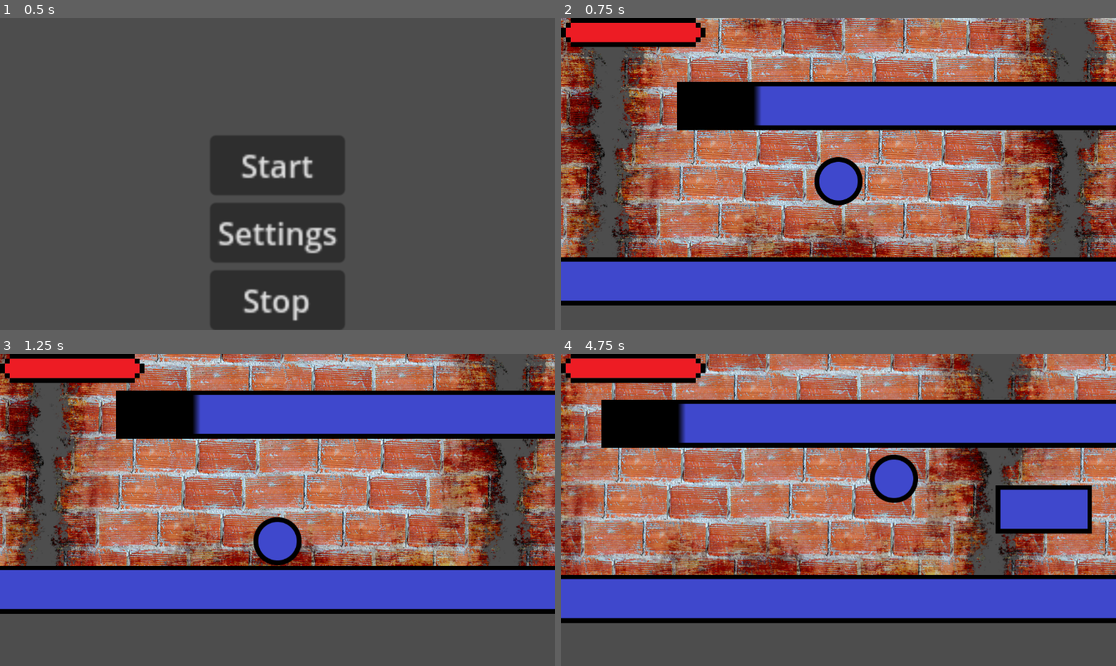
Above: before the commit, frames 1-4 (two rows, left to right).
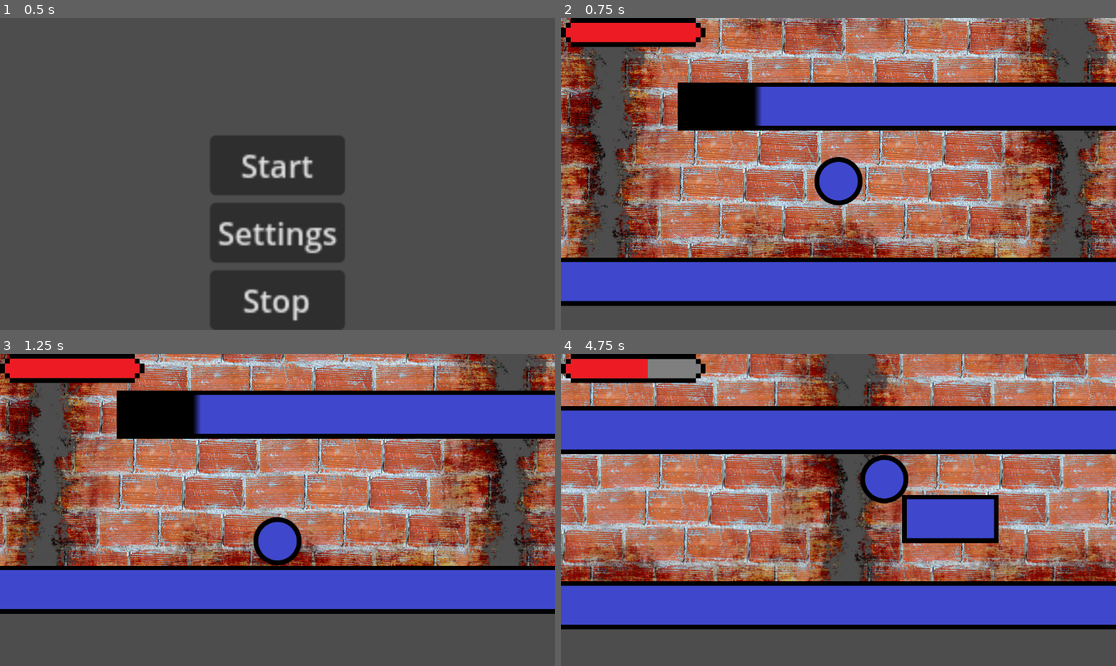
Above: after the commit, the same moments.

Repository: MetalBoy0/Bulgeon
Game: Godot game, scene res://Menus/Main Menu/MainMenu.tscn
Two runs of this game, one before a commit and one after it. Both use one fixed random seed, a clock stepped at 60 frames per second and the inputs below.
Inputs (mouse positions are in pixels of both pictures, inside the frame that each line leads up to):
- Up to frame 1 (0.5 s): no input
- Up to frame 2 (0.75 s): click "Start" at 0.5 s
- Up to frame 3 (1.25 s): no input
- Up to frame 4 (4.75 s): tap Enter (ui_accept) at 1.25 s; move the mouse to (960, 494) at 1.27 s; hold D (move_right) 1.28-2 s; hold W (jump) 1.28-2 s; click (960, 494) at 1.42 s; drag from (727, 525) to (810, 572) at 2.02 s; move the mouse to (894, 441) at 2.77 s; hold A (move_left) 2.78-3.5 s; hold Shift (roll_attack) 2.78-3.5 s; tap W (jump) at 3.05 s; drag from (810, 572) to (672, 463) at 3.52 s; move the mouse to (1005, 556) at 4.27 s; hold D (move_right) from 4.28 s (still down); hold W (jump) from 4.28 s (still down); tap Space (groundpound_attack) at 4.35 s

Frame 1 is identical in both runs. In frame 2, 37% of the frame differs, in the area x 0-100%, y 0-91%; in frame 3, 12%; in frame 4, 63%, in the area x 0-100%, y 0-89%.

Commit message:
Higher jump if hold jump button

Diff:
--- a/Main.tscn
+++ b/Main.tscn
@@ -23,18 +23,21 @@
 [node name="Node2D" type="Node2D"]
 
 [node name="Player" type="CharacterBody2D" parent="." node_paths=PackedStringArray("hurtBox", "hurtTimer")]
+position = Vector2(-1, -1)
 script = ExtResource("1_ul7q4")
 maxHealth = 100
 hurtBox = NodePath("CollisionShape2D")
-hurtTimer = NodePath("Timer")
+hurtTimer = NodePath("HurtTimer")
 maxRollHoldDuration = 1.75
 minRollHoldDuration = 0.5
 maxRollDuration = 0.25
+rollSpeed = 3000.0
 groundPoundSpeed = 4000.0
 groundPoundMaxDur = 2.0
-maxSpeed = 200.0
+maxSpeed = 700.0
 acceleration = 400.0
 jumpForce = 600.0
+jumpHoldDur = 0.3
 drag = 5.0
 
 [node name="Sprite2D" type="Sprite2D" parent="Player"]
@@ -51,7 +54,7 @@
 shape = SubResource("CircleShape2D_tvq21")
 one_way_collision_margin = 36.5
 
-[node name="Timer" type="Timer" parent="Player"]
+[node name="HurtTimer" type="Timer" parent="Player"]
 wait_time = 0.25
 
 [node name="Wall" type="Node2D" parent="."]
--- a/Player Stuff/PlayerMoves.gd
+++ b/Player Stuff/PlayerMoves.gd
@@ -10,7 +10,10 @@
 @export var maxSpeed: float
 @export var acceleration: float
 @export var jumpForce: float
+@export var jumpHoldDur: float
 @export var drag: float # Note: Currently drag only affects horizontal movement
+
+var jumpCurrentHold=0.0
 
 func handle_move(delta):
 	# Prevent player from moving when charging an attack or preforming an attack
@@ -35,8 +38,14 @@
 			isMoving = false
 
 		# Player jump
-		if Input.is_action_pressed("jump") and is_on_floor():
-			velocity.y -= jumpForce
+		# Applies jump force until player releases or the jump hold excedes the max hold
+		# (Jump hold is how long you can hold the jump button and it will keep applying the jump velocity and increasing it)
+		if Input.is_action_pressed("jump"):
+			if is_on_floor() or (jumpCurrentHold!=0 and jumpCurrentHold<jumpHoldDur):
+				velocity.y = -jumpForce
+				jumpCurrentHold += delta
+		else:
+			jumpCurrentHold = 0
 
 # Called when the node enters the scene tree for the first time.
 func _ready():
